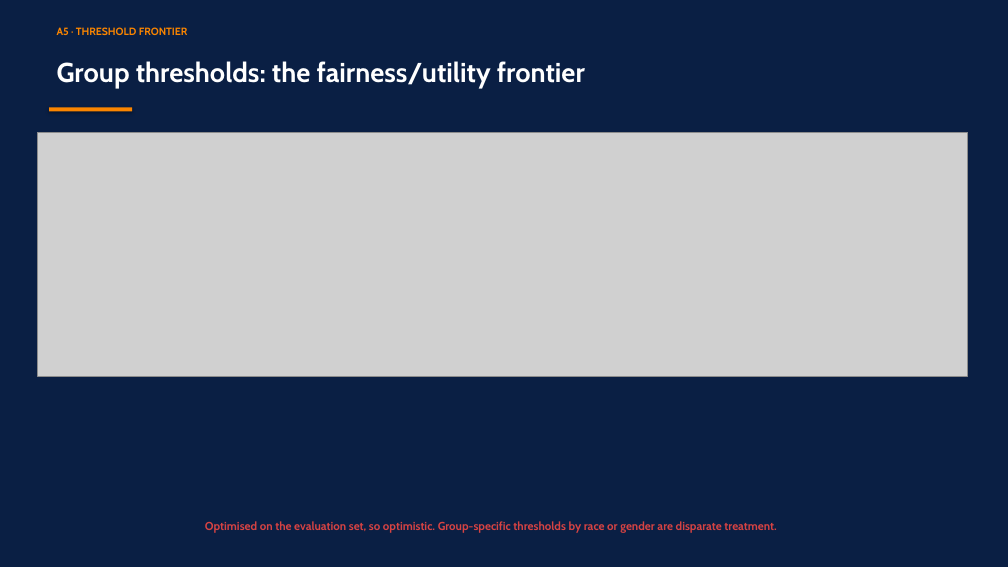
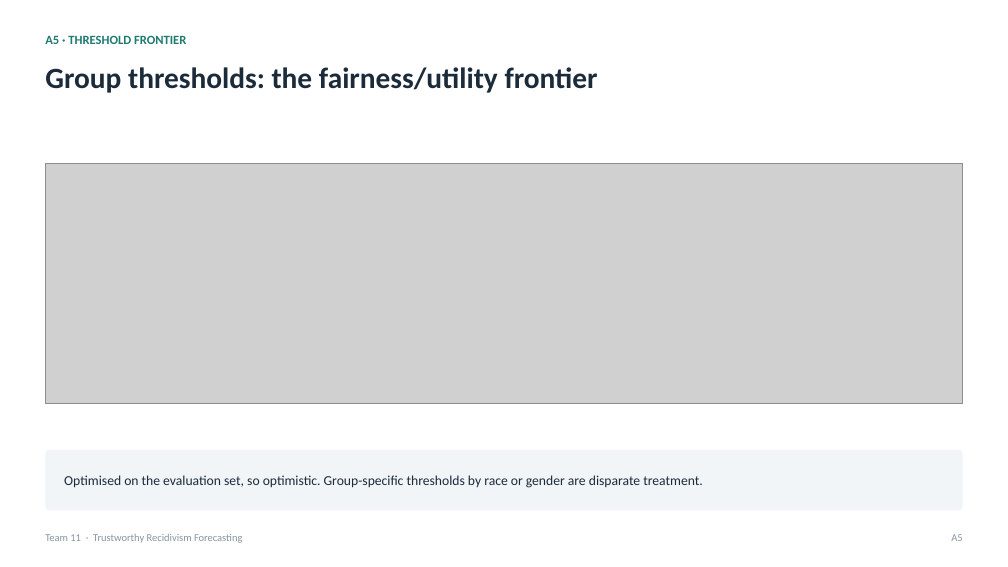
Before and after one commit to RyanBalech/recidivism-forecasting-analysis, a slide deck: slide 26 of reports/ISAF_Recidivism_Presentation.pptx. Drawn at 1008x567 pixels with LibreOffice and Linux fonts; fonts in the diff are those of the drawing; grey boxes stand for pictures. Boxes give left, top, right and bottom in pixels: in the first picture for what was removed or moved away, otherwise in the second. Text is boxed around its words. In the diff, an @@ line names an element or a change of style, - is before the commit and + after.

```diff
--- a/reports/ISAF_Recidivism_Presentation.pptx
+++ b/reports/ISAF_Recidivism_Presentation.pptx
@@ background #0A1F44 to #FFFFFF @@
@@ text "Group thresholds: the fairness/utility frontier": place and size @@
-text "Group thresholds: the fairness/utility frontier" at [57, 61, 585, 88]
+text "Group thresholds: the fairness/utility frontier" at [45, 67, 598, 93]
@@ text "Group thresholds: the fairness/utility frontier" at [45, 67, 598, 93]: size 26 to 28 pt, font Cabin to Calibri, text colour #FFFFFF to #1B2B3A; more space between paragraphs @@
@@ text "A5 · THRESHOLD FRONTIER": place and size @@
-text "A5 · THRESHOLD FRONTIER" at [57, 27, 188, 35]
+text "A5 · THRESHOLD FRONTIER" at [45, 35, 186, 44]
@@ text "A5 · THRESHOLD FRONTIER" at [45, 35, 186, 44]: size 10 to 12 pt, font Cabin to Calibri, text colour #FB8500 to #1F7A70; more space between paragraphs @@
@@ rectangle removed at [49, 107, 132, 112] @@
@@ picture: place and size @@
-picture at [38, 132, 968, 377]
+picture at [45, 163, 963, 404]
@@ rounded rectangle added at [45, 450, 963, 510], fill #F1F5F8 @@
@@ text "Optimised on the evaluation set, ...": place and size @@
-text "Optimised on the evaluation set, ..." at [205, 521, 776, 533]
+text "Optimised on the evaluation set, ..." at [64, 475, 703, 488]
@@ text "Optimised on the evaluation set, ..." at [64, 475, 703, 488]: size 11 to 13 pt, font Cabin to Calibri, text colour #D64343 to #1B2B3A, bold off; alignment centre to left; more space between paragraphs; vertical alignment top to middle @@
@@ text added at [45, 534, 242, 543], 10 pt, text #8795A2 @@
+Team 11 · Trustworthy Recidivism Forecasting
@@ text added at [951, 534, 962, 541], 10 pt, text #8795A2 @@
+A5
```
Also in this commit, not shown: 23 other slides changed, 8 slides added, 8 slides removed, 2 other files.
